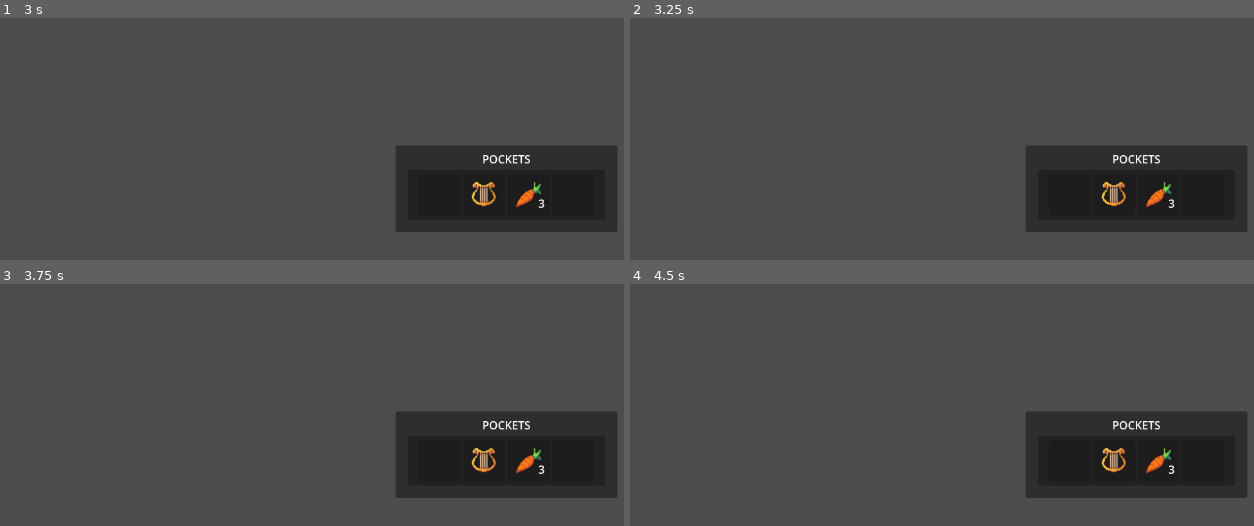
Above: before the commit, frames 1-4 (two rows, left to right).
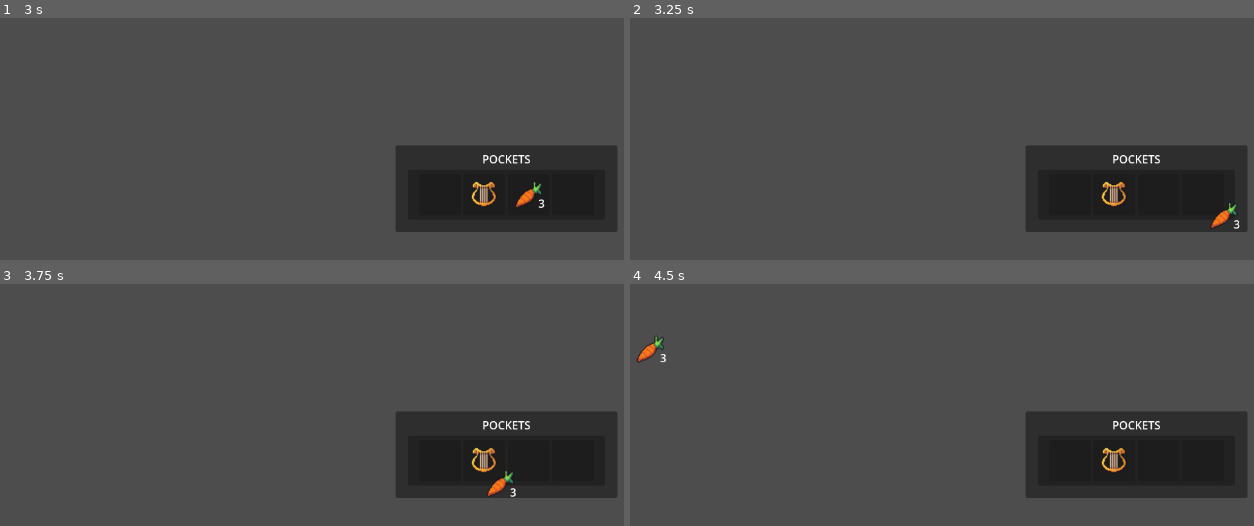
Above: after the commit, the same moments.

Repository: hamgoblin45/Fascism-Sim
Game: Godot game, scene res://Interface/inventory_ui.tscn
Same seed, same stepped clock (60 frames per second), same inputs: the game is played once before the commit and once after it.
Inputs (mouse positions are in pixels of both pictures, inside the frame that each line leads up to):
- Up to frame 1 (3 s): tap Enter at 0.5, 2 s; move the mouse to (443, 194) at 0.52 s; click (443, 194) at 0.67 s; tap Space at 1.25, 2.75 s; move the mouse to (486, 194) at 1.27 s; click (486, 194) at 1.42 s; move the mouse to (530, 194) at 2.02 s; click (530, 194) at 2.17 s; move the mouse to (574, 194) at 2.77 s; click (574, 194) at 2.92 s
- Up to frame 2 (3.25 s): no input
- Up to frame 3 (3.75 s): tap Enter at 3.5 s; move the mouse to (480, 463) at 3.52 s; click (480, 463) at 3.67 s
- Up to frame 4 (4.5 s): tap Space at 4.25 s; move the mouse to (outside the picture) at 4.27 s; click (outside the picture) at 4.42 s

Frame 1 is identical in both runs. In frame 2, 0.4% of the frame differs, in the area x 82-98%, y 67-88%; in frame 3, 0.4%; in frame 4, 0.4%, in the area x 1-88%, y 21-79%.

Commit message:
Can grab item from slot

Diff:
--- a/fasc-sim-inventory-ui/Interface/inventory_slot_ui.gd
+++ b/fasc-sim-inventory-ui/Interface/inventory_slot_ui.gd
@@ -22,7 +22,9 @@
 	EventBus.inventory_item_updated.emit(slot_data)
 
 func _clear_slot_data(slot: InventorySlotData):
+	if !slot or !slot_data: return
 	if slot.item_data and slot_data.item_data and slot.item_data == slot_data.item_data:
+		print("Clear slot run on InventorySlotUI")
 		slot_data = null
 		item_texture.hide()
 		quantity.hide()
--- a/fasc-sim-inventory-ui/Interface/inventory_ui.gd
+++ b/fasc-sim-inventory-ui/Interface/inventory_ui.gd
@@ -3,10 +3,18 @@
 @export var inventory_data: InventoryData # Player's pockets
 var external_inventory_data: InventoryData # Containers
 
+var grabbed_slot_data: InventorySlotData
+
 const INVENTORY_SLOT = preload("uid://d3yl41a7rncgb")
 
 @onready var player_inventory_ui: PanelContainer = %PlayerInventoryUI
 @onready var pocket_slot_container: GridContainer = %PocketSlotContainer
+
+@onready var grabbed_slot_ui: PanelContainer = %GrabbedSlotUI
+
+@onready var grabbed_item_texture: TextureRect = %GrabbedItemTexture
+@onready var grabbed_quantity: Label = %GrabbedQuantity
+@onready var grab_timer: Timer = %GrabTimer
 
 
 func _ready() -> void:
@@ -28,5 +36,34 @@
 			print("Click from %s received by inventoryUI" % slot)
 			if slot and slot.item_data:
 				print("Clicked %s" % slot.item_data.name)
+				grabbed_slot_data = slot
+				grab_timer.start()
 		"r_click":
 			print("Right Click from %s received by inventoryUI" % slot)
+
+func _unhandled_input(event: InputEvent) -> void:
+	# Stop grabbing if click released early
+	if event is InputEventMouseButton:
+		if !grab_timer.is_stopped() and !event.is_pressed():
+			grabbed_slot_data = null
+			grab_timer.stop()
+
+func _physics_process(_delta: float) -> void:
+	if grabbed_slot_ui.visible:
+		grabbed_slot_ui.position = get_local_mouse_position()
+
+func _set_grabbed_slot():
+	if !grabbed_slot_data or !grabbed_slot_data.item_data:
+		print("Trying to set grabbed slot in InventoryUI but has no slot and/or item_data")
+		return
+	grabbed_slot_ui.position = get_local_mouse_position()
+	grabbed_slot_ui.show()
+	grabbed_item_texture.texture = grabbed_slot_data.item_data.texture
+	if grabbed_slot_data.quantity > 1 and grabbed_slot_data.item_data.stackable:
+		grabbed_quantity.show()
+		grabbed_quantity.text = str(grabbed_slot_data.quantity)
+
+	EventBus.removing_item_from_inventory.emit(grabbed_slot_data)
+
+func _on_grab_timer_timeout() -> void:
+	_set_grabbed_slot()
--- a/fasc-sim-inventory-ui/Interface/inventory_ui.tscn
+++ b/fasc-sim-inventory-ui/Interface/inventory_ui.tscn
@@ -6,6 +6,7 @@
 [ext_resource type="Script" uid="uid://bg2a6tr7dx7cs" path="res://Data/InventorySlotData.gd" id="3_cx7ba"]
 [ext_resource type="Resource" uid="uid://fligqycw40pd" path="res://Interface/TestStuff/test_item_1.tres" id="4_cx7ba"]
 [ext_resource type="Resource" uid="uid://bu7k1xa16ud57" path="res://Interface/TestStuff/test_item_2.tres" id="5_m26qo"]
+[ext_resource type="Texture2D" uid="uid://c8ptw3jtdkmqe" path="res://Interface/TestStuff/test_atlas_texture.tres" id="8_bjljn"]
 
 [sub_resource type="Resource" id="Resource_kfiqh"]
 script = ExtResource("3_cx7ba")
@@ -22,6 +23,8 @@
 script = ExtResource("2_0gv4u")
 slot_datas = Array[ExtResource("3_cx7ba")]([null, SubResource("Resource_kfiqh"), SubResource("Resource_bjljn"), null])
 metadata/_custom_type_script = "uid://crfuvv7qrrub3"
+
+[sub_resource type="StyleBoxEmpty" id="StyleBoxEmpty_bjljn"]
 
 [node name="InventoryControl" type="Control"]
 layout_mode = 3
@@ -85,3 +88,41 @@
 
 [node name="InventorySlotUI4" parent="PlayerInventoryUI/MarginContainer/VBoxContainer/SlotsPanel/MarginContainer/PocketSlotContainer" instance=ExtResource("2_spoia")]
 layout_mode = 2
+
+[node name="GrabbedSlotUI" type="PanelContainer" parent="."]
+unique_name_in_owner = true
+visible = false
+custom_minimum_size = Vector2(60, 60)
+layout_mode = 0
+offset_right = 60.0
+offset_bottom = 60.0
+mouse_filter = 2
+theme_override_styles/panel = SubResource("StyleBoxEmpty_bjljn")
+
+[node name="ItemUI" type="MarginContainer" parent="GrabbedSlotUI"]
+layout_mode = 2
+theme_override_constants/margin_left = 6
+theme_override_constants/margin_top = 6
+theme_override_constants/margin_right = 6
+theme_override_constants/margin_bottom = 6
+
+[node name="GrabbedItemTexture" type="TextureRect" parent="GrabbedSlotUI/ItemUI"]
+unique_name_in_owner = true
+custom_minimum_size = Vector2(48, 48)
+layout_mode = 2
+texture = ExtResource("8_bjljn")
+expand_mode = 1
+
+[node name="GrabbedQuantity" type="Label" parent="GrabbedSlotUI/ItemUI"]
+unique_name_in_owner = true
+visible = false
+layout_mode = 2
+size_flags_horizontal = 8
+size_flags_vertical = 8
+text = "10"
+
+[node name="GrabTimer" type="Timer" parent="GrabbedSlotUI"]
+unique_name_in_owner = true
+one_shot = true
+
+[connection signal="timeout" from="GrabbedSlotUI/GrabTimer" to="." method="_on_grab_timer_timeout"]
Not shown: 1 places in fasc-sim-inventory-ui/Interface/inventory_ui.tscn that only renumber resources
